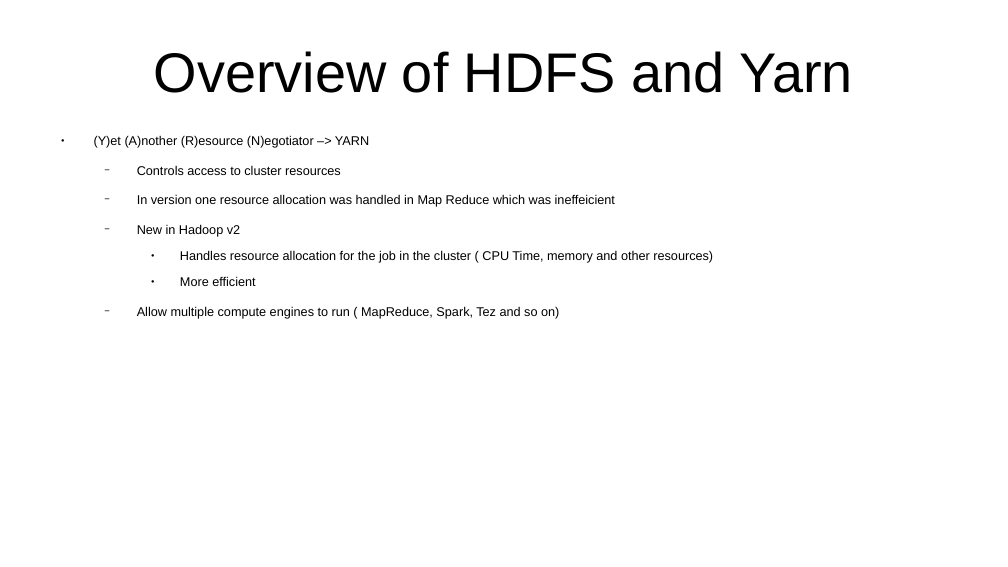
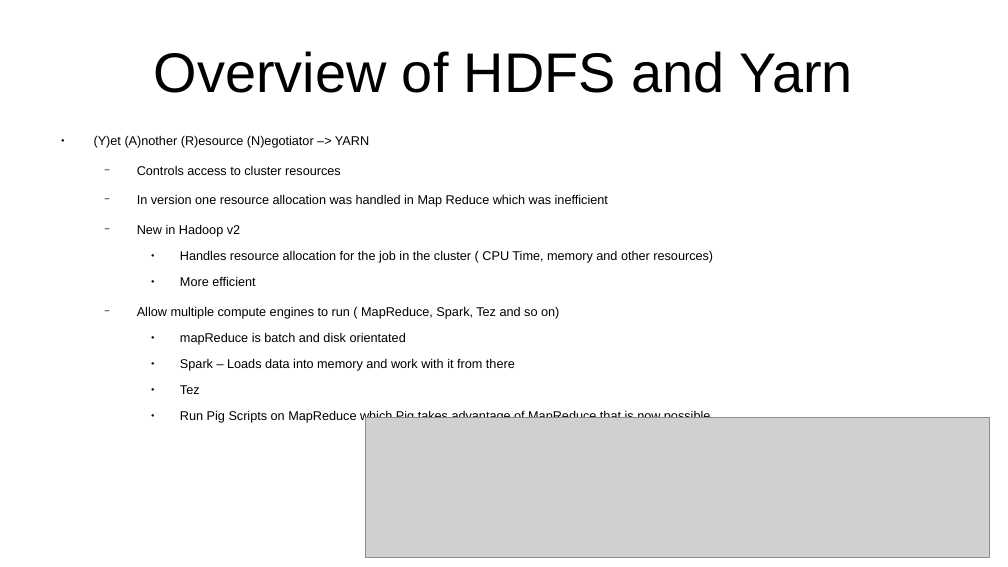
Before and after one commit to CharlesStockman/notesFromCourses, a slide deck: slide 4 of dataScience/Learning Hadoop 2.odp. Drawn at 1008x567 pixels with LibreOffice and Linux fonts; fonts in the diff are those of the drawing; grey boxes stand for pictures. Boxes give left, top, right and bottom in pixels: in the first picture for what was removed or moved away, otherwise in the second. Text is boxed around its words. In the diff, an @@ line names an element or a change of style, - is before the commit and + after.

```diff
--- a/dataScience/Learning Hadoop 2.odp
+++ b/dataScience/Learning Hadoop 2.odp
@@ text at (137,194,608,207): text changed @@
-  − In version one resource allocation was handled in Map Reduce which was ineffeicient
+  − In version one resource allocation was handled in Map Reduce which was inefficient
@@ text at (180,332,710,423): paragraphs added @@
+    ● mapReduce is batch and disk orientated
+    ● Spark – Loads data into memory and work with it from there
+    ● Tez
+    ● Run Pig Scripts on MapReduce which Pig takes advantage of MapReduce that is now possible
@@ picture added at (366,417,991,558) @@
```
Also in this commit, not shown: 7 other slides changed, 15 other files.
